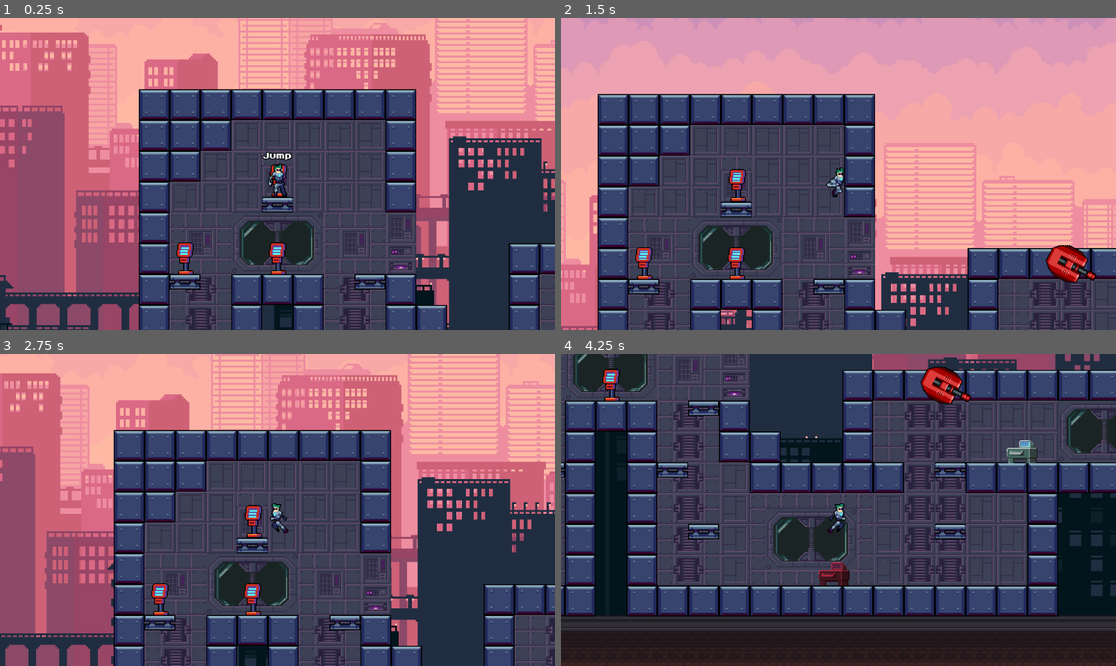
Above: before the commit, frames 1-4 (two rows, left to right).
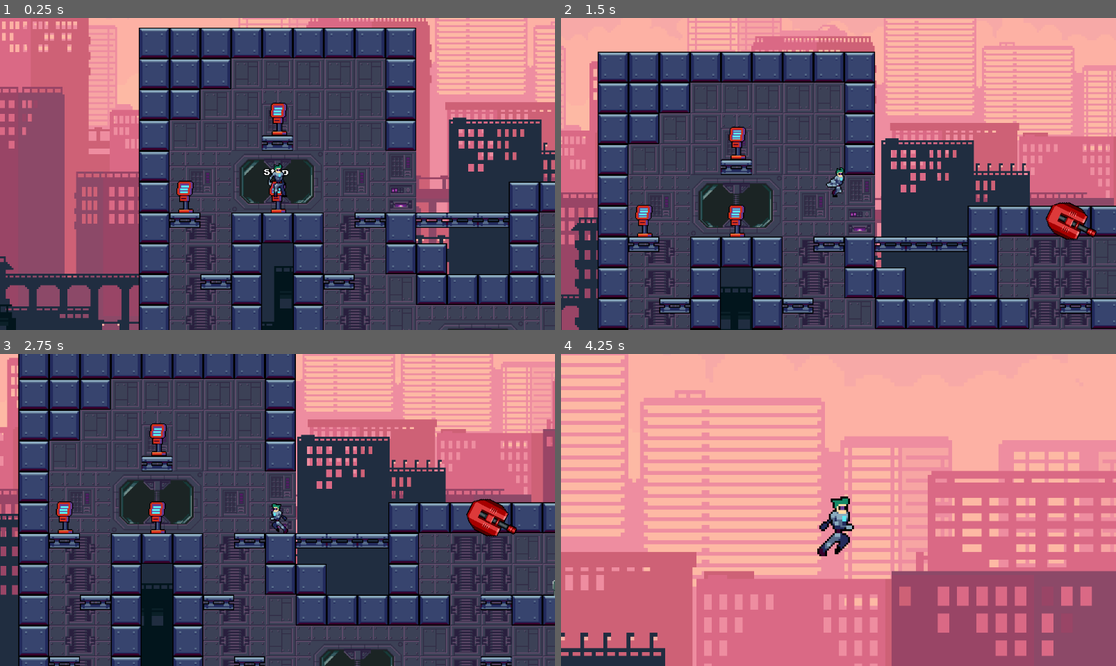
Above: after the commit, the same moments.

Repository: ndimitrov04/MechTeam
Game: Godot game, scene res://Scenes/main.tscn
The game is run twice, just before and just after one commit, with the same random seed, the same clock (stepped at 60 frames per second) and the same inputs.
Inputs:
- Up to frame 1 (0.25 s): no input
- Up to frame 2 (1.5 s): hold F (interact) 0.53-1.28 s; hold D (right) from 0.53 s (still down); tap Space (jump) at 0.77, 0.8, 1.07, 1.35 s
- Up to frame 3 (2.75 s): tap Space (jump) at 1.52, 1.82, 2.3 s; tap F (interact) at 1.55 s; release D (right) at 2.03 s; hold A (left) from 2.03 s (still down); hold F (interact) from 2.03 s (still down)
- Up to frame 4 (4.25 s): release A (left) at 2.78 s; release F (interact) at 2.78 s; hold D (right) from 2.78 s (still down); tap Page Up (zoom_in) at 2.85 s; tap Space (jump) at 3.02, 3.32, 3.77, 3.8, 4.07 s; tap F (interact) at 3.05 s; tap Page Down (zoom_out) at 3.6 s

The runs differ from the first frame. In frame 1, 44% of the frame differs, in the area x 0-100%, y 0-100%; in frame 2, 64%; in frame 3, 74%; in frame 4, 100%.

Commit message:
Added smooth gun aim/rotation; Added gun recoil; Added gun/terminal cooldown; Added wheel/track base; Updated QTA minigame with placeholder graphics

Diff:
--- a/Scenes/Controllers/weapon_control.tscn
+++ b/Scenes/Controllers/weapon_control.tscn
@@ -1,7 +1,8 @@
-[gd_scene load_steps=7 format=3 uid="uid://byb23wa6gburr"]
+[gd_scene load_steps=8 format=3 uid="uid://byb23wa6gburr"]
 
 [ext_resource type="Script" uid="uid://cckanj2rvkg11" path="res://Scripts/MechControllers/weapon_control.gd" id="1_stdkj"]
 [ext_resource type="Texture2D" uid="uid://c5hox687k5mqb" path="res://Images/Objects/Control2/PC.png" id="2_oupyg"]
+[ext_resource type="Texture2D" uid="uid://b0nqwpuaqsv3s" path="res://Images/Circle.png" id="2_uj4p1"]
 [ext_resource type="FontFile" uid="uid://b6wdp6xlj0mgn" path="res://ByteBounce.ttf" id="3_uj4p1"]
 
 [sub_resource type="RectangleShape2D" id="RectangleShape2D_d1ilt"]
@@ -38,7 +39,7 @@
 debug_color = Color(3.85046e-06, 0.60451144, 0.25219792, 0.44705883)
 
 [node name="Sprite" type="AnimatedSprite2D" parent="."]
-modulate = Color(1, 0.21960784, 0.3372549, 1)
+self_modulate = Color(1.4237727, 0.34155205, 0.3163841, 1)
 position = Vector2(1, 11)
 sprite_frames = SubResource("SpriteFrames_3pmx8")
 autoplay = "default"
@@ -53,3 +54,18 @@
 horizontal_alignment = 1
 vertical_alignment = 1
 metadata/_edit_use_anchors_ = true
+
+[node name="Cooldown" type="Node2D" parent="."]
+position = Vector2(0, -24)
+
+[node name="CooldownBar" type="TextureProgressBar" parent="Cooldown"]
+offset_left = -8.0
+offset_top = -12.0
+offset_right = 8.0
+offset_bottom = 4.0
+fill_mode = 5
+texture_progress = ExtResource("2_uj4p1")
+tint_progress = Color(1, 0.3529412, 0, 1)
+
+[node name="Timer" type="Timer" parent="Cooldown"]
+one_shot = true
--- a/Scenes/Minigames/quick_time_arrow.tscn
+++ b/Scenes/Minigames/quick_time_arrow.tscn
@@ -1,6 +1,11 @@
-[gd_scene load_steps=2 format=3 uid="uid://cjr583a7k7vyh"]
+[gd_scene load_steps=4 format=3 uid="uid://cjr583a7k7vyh"]
 
 [ext_resource type="Script" uid="uid://b63kjdjo5d5da" path="res://Scripts/Minigames/QuickTimeArrow.gd" id="1_0klnx"]
+
+[sub_resource type="Gradient" id="Gradient_0klnx"]
+
+[sub_resource type="GradientTexture1D" id="GradientTexture1D_6td2n"]
+gradient = SubResource("Gradient_0klnx")
 
 [node name="QuickTimeArrow" type="Control"]
 layout_mode = 3
@@ -9,10 +14,34 @@
 offset_bottom = 40.0
 script = ExtResource("1_0klnx")
 
+[node name="TextureRect" type="TextureRect" parent="."]
+layout_mode = 1
+anchors_preset = -1
+anchor_left = 4.05
+anchor_top = 13.000001
+anchor_right = 4.05
+anchor_bottom = 13.000001
+offset_top = -13.000061
+offset_right = 200.0
+offset_bottom = 8.249939
+scale = Vector2(4, 4)
+texture = SubResource("GradientTexture1D_6td2n")
+expand_mode = 1
+stretch_mode = 1
+
 [node name="FlowContainer" type="FlowContainer" parent="."]
-layout_mode = 0
-offset_left = 208.0
-offset_top = 392.0
-offset_right = 567.0
-offset_bottom = 425.0
+texture_filter = 1
+layout_mode = 1
+anchors_preset = -1
+anchor_left = 14.067
+anchor_top = 13.987
+anchor_right = 14.067
+anchor_bottom = 13.987
+offset_left = -400.0
+offset_top = -40.0
+offset_right = -200.0
+offset_bottom = -20.0
+grow_horizontal = 2
+grow_vertical = 2
+scale = Vector2(4, 4)
 alignment = 1
--- a/Scenes/main.tscn
+++ b/Scenes/main.tscn
@@ -18,6 +18,7 @@
 [ext_resource type="Texture2D" uid="uid://deinkajit0i5w" path="res://Images/Tilesets/Buildings.png" id="7_pdsj5"]
 [ext_resource type="Texture2D" uid="uid://boj7y4e72uf6m" path="res://Images/Crosshair.png" id="8_d1ilt"]
 [ext_resource type="Script" uid="uid://cxpkcwsopcsr" path="res://Scripts/Behaviors/direct_aim.gd" id="9_fdnlq"]
+[ext_resource type="Texture2D" uid="uid://cujqusmchfqck" path="res://Images/Placeholders/oll.png" id="11_gt3je"]
 [ext_resource type="PackedScene" uid="uid://bjychxdy31gx5" path="res://Scenes/Controllers/aim_control.tscn" id="12_6iyac"]
 [ext_resource type="Script" uid="uid://b6bs5bi7wy45h" path="res://Scripts/minigames.gd" id="14_wsu2k"]
 [ext_resource type="Script" uid="uid://cp3kgexvunvtf" path="res://Scripts/Weapons/gun.gd" id="15_ee4r6"]
@@ -609,8 +610,6 @@
 physics_layer_0/collision_mask = 7
 physics_layer_0/physics_material = SubResource("PhysicsMaterial_d1ilt")
 sources/2 = SubResource("TileSetAtlasSource_ee4r6")
-
-[sub_resource type="SeparationRayShape2D" id="SeparationRayShape2D_bo1nx"]
 
 [sub_resource type="TileSetAtlasSource" id="TileSetAtlasSource_jjvhh"]
 texture = ExtResource("2_8gbba")
@@ -1326,6 +1325,38 @@
 physics_layer_0/collision_layer = 1
 sources/0 = SubResource("TileSetAtlasSource_bo1nx")
 
+[sub_resource type="SeparationRayShape2D" id="SeparationRayShape2D_bo1nx"]
+length = 45.0
+
+[sub_resource type="AtlasTexture" id="AtlasTexture_3pmx8"]
+atlas = ExtResource("11_gt3je")
+region = Rect2(11, 60, 64, 37)
+
+[sub_resource type="AtlasTexture" id="AtlasTexture_u50mg"]
+atlas = ExtResource("11_gt3je")
+region = Rect2(75, 60, 64, 37)
+
+[sub_resource type="AtlasTexture" id="AtlasTexture_cbgmd"]
+atlas = ExtResource("11_gt3je")
+region = Rect2(139, 60, 64, 37)
+
+[sub_resource type="SpriteFrames" id="SpriteFrames_1w6v2"]
+animations = [{
+"frames": [{
+"duration": 1.0,
+"texture": SubResource("AtlasTexture_3pmx8")
+}, {
+"duration": 1.0,
+"texture": SubResource("AtlasTexture_u50mg")
+}, {
+"duration": 1.0,
+"texture": SubResource("AtlasTexture_cbgmd")
+}],
+"loop": true,
+"name": &"default",
+"speed": 9.0
+}]
+
 [sub_resource type="PhysicsMaterial" id="PhysicsMaterial_hptm8"]
 bounce = 0.1
 
@@ -1360,7 +1391,7 @@
 }]
 
 [sub_resource type="RectangleShape2D" id="RectangleShape2D_ynf5e"]
-size = Vector2(12, 32)
+size = Vector2(12, 29)
 
 [sub_resource type="AtlasTexture" id="AtlasTexture_hptm8"]
 atlas = ExtResource("5_6bp64")
@@ -1529,22 +1560,44 @@
 tile_set = SubResource("TileSet_jjvhh")
 
 [node name="Mech" type="CharacterBody2D" parent="."]
-position = Vector2(360, 352)
+position = Vector2(360, 280)
 platform_floor_layers = 4294967041
 script = ExtResource("2_6bp64")
-
-[node name="Outbox" type="CollisionShape2D" parent="Mech"]
-position = Vector2(0, 235)
-shape = SubResource("SeparationRayShape2D_bo1nx")
 
 [node name="Background" type="TileMapLayer" parent="Mech"]
 tile_map_data = PackedByteArray("AAAEAAwAAAAGAAMAAAAEAA0AAAAGAAQAAAAFAAwAAAAHAAMAAAAFAA0AAAAHAAQAAAAEAAoAAAAGAAMAAAAEAA …(6896 unchanged characters)…
 tile_set = SubResource("TileSet_kry3j")
 
 [node name="Frame" type="TileMapLayer" parent="Mech"]
-tile_map_data = PackedByteArray("AAD3/w4AAAAAAAYAAAD3/w8AAAA …(5984 unchanged characters)… DAAQAAAAVAAoAAAACAAQAAAAWAAoAAAADAAQAAAA=")
+tile_map_data = PackedByteArray("AAD3/w4AAAAAAAYAAAD3/w8AAAA …(5984 unchanged characters)… DAAQAAAAVAAoAAAACAAQAAAAWAAoAAAADAAQAAAAJAAIAAAACAAQAAAAKAAIAAAADAAQAAAALAAIAAAACAAQAAAAMAAIAAAADAAQAAAANAAIAAAACAAQAAAAOAAIAAAADAAQAAAA=")
 tile_set = SubResource("TileSet_8gbba")
 use_kinematic_bodies = true
+
+[node name="WheelCollider1" type="CollisionShape2D" parent="Mech"]
+position = Vector2(-80, 251)
+shape = SubResource("SeparationRayShape2D_bo1nx")
+
+[node name="WheelCollider2" type="CollisionShape2D" parent="Mech"]
+position = Vector2(368, 251)
+shape = SubResource("SeparationRayShape2D_bo1nx")
+
+[node name="MovementSprites" type="Node2D" parent="Mech"]
+
+[node name="Wheel1" type="AnimatedSprite2D" parent="Mech/MovementSprites"]
+self_modulate = Color(1.2760919, 1.5267867, 2.3367229, 1)
+position = Vector2(-80, 262)
+scale = Vector2(2, 2)
+sprite_frames = SubResource("SpriteFrames_1w6v2")
+autoplay = "default"
+frame_progress = 0.20177686
+
+[node name="Wheel2" type="AnimatedSprite2D" parent="Mech/MovementSprites"]
+self_modulate = Color(1.2760919, 1.5267867, 2.3367229, 1)
+position = Vector2(368, 262)
+scale = Vector2(2, 2)
+sprite_frames = SubResource("SpriteFrames_1w6v2")
+autoplay = "default"
+frame_progress = 0.87680304
 
 [node name="Controllers" type="Node2D" parent="Mech"]
 
@@ -1581,6 +1634,7 @@
 physics_material_override = SubResource("PhysicsMaterial_hptm8")
 freeze = true
 script = ExtResource("15_ee4r6")
+metadata/aim_speed = 2.0
 
 [node name="Sprite" type="AnimatedSprite2D" parent="Mech/Weapons/Gun"]
 rotation = 1.5707964
@@ -1600,9 +1654,8 @@
 [node name="DirectAim" type="Node2D" parent="Mech/Weapons/Gun"]
 script = ExtResource("9_fdnlq")
 
-[node name="Cooldown" type="Node2D" parent="Mech/Weapons/Gun"]
-
-[node name="Timer" type="Timer" parent="Mech/Weapons/Gun/Cooldown"]
+[node name="ShootPoint" type="Node2D" parent="Mech/Weapons/Gun"]
+position = Vector2(40, 0)
 
 [node name="Crosshair" type="AnimatedSprite2D" parent="Mech"]
 z_index = 20
@@ -1625,7 +1678,7 @@
 position_smoothing_speed = 14.0
 
 [node name="Hitbox" type="CollisionShape2D" parent="Player"]
-position = Vector2(0, 8)
+position = Vector2(0, 9.5)
 shape = SubResource("RectangleShape2D_ynf5e")
 
 [node name="Sprite" type="AnimatedSprite2D" parent="Player"]
--- a/Scripts/Behaviors/direct_aim.gd
+++ b/Scripts/Behaviors/direct_aim.gd
@@ -2,10 +2,11 @@
 
 @onready var crosshair = $"../../../Crosshair"
 
-# Called when the node enters the scene tree for the first time.
+var aim_speed : float
+
 func _ready():
-	pass # Replace with function body.
+	aim_speed = get_parent().get_meta("aim_speed")
 
-# Called every frame. 'delta' is the elapsed time since the previous frame.
-func _process(_delta):
-	get_parent().look_at(crosshair.global_position)
+func _process(delta):
+	var target_angle = global_position.angle_to_point(crosshair.global_position)
+	get_parent().global_rotation = lerp_angle(global_rotation, target_angle, aim_speed * delta)
--- a/Scripts/MechControllers/weapon_control.gd
+++ b/Scripts/MechControllers/weapon_control.gd
@@ -7,9 +7,15 @@
 @onready var sprite = $Sprite
 @onready var interaction_label = $InteractionLabel
 
+@onready var cooldown = $Cooldown
+@onready var cooldown_bar = $Cooldown/CooldownBar
+@onready var timer = $Cooldown/Timer
+
 @onready var gun = $"../../Weapons/Gun"
 
 var controlled_weapon
+var cooldown_time : float = 20
+var on_cooldown : bool = false
 
 var player_in_range : bool = false
 var player = null
@@ -21,15 +27,23 @@
 	# *Control code here*
 	controlled_weapon = gun # placeholder
 
+	timer.timeout.connect(_on_cooldown_timeout)
+
 	area.body_entered.connect(_on_body_entered)
 	area.body_exited.connect(_on_body_exited)
 	interaction_label.text = get_meta("labeltext")
 
+func _process(delta):
+	var time_elapsed = cooldown_time - timer.time_left
+	var time_percentage_left = time_elapsed / cooldown_time * cooldown_bar.max_value
+	cooldown_bar.value = cooldown_bar.max_value - time_percentage_left
+
 func _unhandled_input(event):
-	if player_in_range:
+	if player_in_range and not on_cooldown:
 		if event.is_action_pressed("interact"):
 			if not player.minigame_mode:
 				player.start_minigame("quicktime_arrow", controlled_weapon)
+				start_cooldown()
 			else:
 				player.end_minigame()
 
@@ -46,3 +60,12 @@
 			player.end_minigame()
 		player_in_range = false
 		player = null
+
+func _on_cooldown_timeout():
+	on_cooldown = false
+	cooldown_bar.hide()
+
+func start_cooldown():
+	on_cooldown = true
+	cooldown_bar.show()
+	timer.start(cooldown_time)
--- a/Scripts/Minigames/QuickTimeArrow.gd
+++ b/Scripts/Minigames/QuickTimeArrow.gd
@@ -1,4 +1,9 @@
 extends Control
+
+const DOWN = preload("uid://dcrp6tppbsvl4")
+const LEFT = preload("uid://ct452l4vvyn2i")
+const RIGHT = preload("uid://cenobjevlni5")
+const UP = preload("uid://bs2fqwxm2rdeq")
 
 @onready var minigames = $".."
 
@@ -6,6 +11,8 @@
 
 var directions = []	# up, down, left, right
 var direction_index = 0
+
+#note: finish this minigame
 
 func _ready():
 	pass
@@ -31,21 +38,21 @@
 	# Spawn 3 directions in a row
 	# Spawn 3 labels in a row
 	for i in range(2, randi_range(4,6)):
-		var label = Label.new()
+		var arrow_texture = TextureRect.new()
 		match randi_range(0,3):
 			0:
-				label.text = "Up"
+				arrow_texture.texture = UP
 				directions.append(0)
 			1:
-				label.text = "Down"
+				arrow_texture.texture = DOWN
 				directions.append(1)
 			2:
-				label.text = "Left"
+				arrow_texture.texture = LEFT
 				directions.append(2)
 			3:
-				label.text = "Right"
+				arrow_texture.texture = RIGHT
 				directions.append(3)
-		flow_container.add_child(label)
+		flow_container.add_child(arrow_texture)
 
 func victory_check(direction):
 	if direction == directions[direction_index]:
--- a/Scripts/Weapons/gun.gd
+++ b/Scripts/Weapons/gun.gd
@@ -2,26 +2,29 @@
 
 @onready var main = $"../../.."
 
+@onready var shoot_point = $ShootPoint
+
 var bullet = preload("res://Scenes/Projectiles/bullet.tscn")
 
-var repeat_rate = 10
+var repeat_rate : int = 10	# Number of bullets fired per volley
+var recoil : float = 0.15	# Recoil rotation of gun module per shot in radians
 
 #unfreeze gun physics on destruction
 
 # Called when the node enters the scene tree for the first time.
 func _ready():
-	pass # Replace with function body.
+	pass
 
 # Called every frame. 'delta' is the elapsed time since the previous frame.
-func _process(delta):
+func _process(_delta):
 	pass
 
 func shoot():
 	for i in range(0, repeat_rate):
-		await get_tree().create_timer(0.1).timeout
+		await get_tree().create_timer(0.15).timeout
 		var bullet_instance = bullet.instantiate()
 		main.add_child(bullet_instance)
 		bullet_instance.global_rotation = self.global_rotation
-		bullet_instance.global_position = self.global_position
-
-	# Start cooldown
+		bullet_instance.global_position = shoot_point.global_position
+		# Apply recoil per shot
+		self.rotate(randf_range(-recoil, recoil))
--- a/Scripts/player.gd
+++ b/Scripts/player.gd
@@ -13,6 +13,8 @@
 const AIMSPEED = 750
 const JUMP_VELOCITY = -400.0
 
+var last_platform_velocity : Vector2 = Vector2.ZERO
+
 var zoom : Vector2 = Vector2(2,2)
 var last_zoom : Vector2 = zoom
 var aim_mode : bool = false
@@ -22,10 +24,14 @@
 	# Add the gravity.
 	if not is_on_floor():
 		velocity += get_gravity() * delta
+	else:
+		last_platform_velocity = Vector2.ZERO
 
 	# Handle jump.
 	if Input.is_action_just_pressed("jump") and is_on_floor():
-		velocity.y = JUMP_VELOCITY
+		last_platform_velocity = get_platform_velocity()
+		velocity = last_platform_velocity
+		velocity.y += JUMP_VELOCITY
 
 	# Handle camera zoom
 	if Input.is_action_just_pressed("zoom_in") and is_on_floor():
@@ -52,7 +58,7 @@
 		velocity.x = direction * SPEED
 	else:
 		sprite.play("default")
-		velocity.x = move_toward(velocity.x, 0, SPEED)
+		velocity.x = move_toward(velocity.x, last_platform_velocity.x, SPEED)
 
 	move_and_slide()
 
--- a/Scripts/playermech.gd
+++ b/Scripts/playermech.gd
@@ -1,6 +1,7 @@
 extends CharacterBody2D
 
 @onready var crosshair = $Crosshair
+@onready var movement_sprites = $MovementSprites
 
 const SPEED = 50.0
 const JUMP_VELOCITY = -600.0
@@ -23,4 +24,12 @@
 	else:
 		velocity.x = move_toward(velocity.x, 0, SPEED)
 
+	if abs(velocity.x) > 0:
+		for spr in movement_sprites.get_children():
+			if not spr.is_playing():
+				spr.play("default")
+	else:
+		for spr in movement_sprites.get_children():
+			spr.stop()
+
 	move_and_slide()
Binary file added: Images/Circle.png
Not shown, added: Images/Circle.png.import
Binary file added: Images/Placeholders/down.png
Not shown, added: Images/Placeholders/down.png.import
Binary file added: Images/Placeholders/left.png
Not shown, added: Images/Placeholders/left.png.import
Binary file added: Images/Placeholders/oll.png
Not shown, added: Images/Placeholders/oll.png.import
Binary file added: Images/Placeholders/right.png
Not shown, added: Images/Placeholders/right.png.import
Binary file added: Images/Placeholders/up.png
Not shown, added: Images/Placeholders/up.png.import
(and 1 more such lines)
